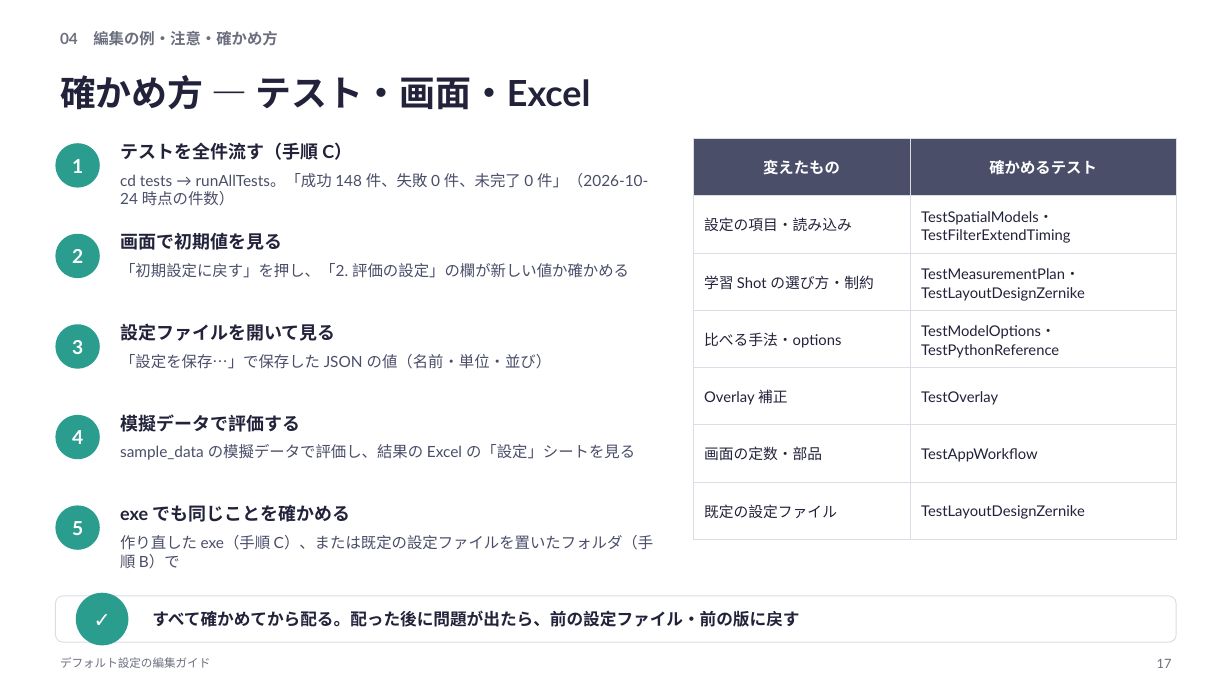
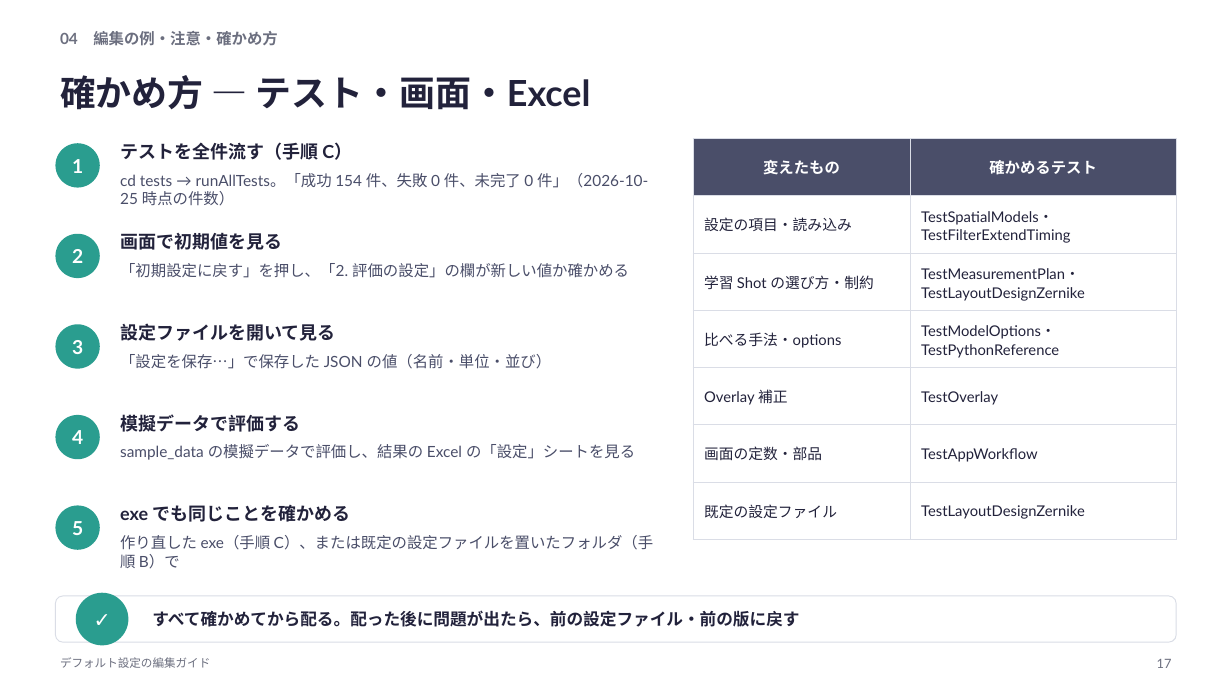
Before and after one commit to rsakamoto-0824/alignment-estimation-benchmark, a slide deck: slide 17 of matlab_app/docs/defaults_guide/デフォルト設定の編集ガイド.pptx. Drawn at 1232x693 pixels with LibreOffice and Linux fonts; fonts in the diff are those of the drawing. Boxes give left, top, right and bottom in pixels: in the first picture for what was removed or moved away, otherwise in the second. Text is boxed around its words. In the diff, an @@ line names an element or a change of style, - is before the commit and + after.

```diff
--- a/matlab_app/docs/defaults_guide/デフォルト設定の編集ガイド.pptx
+++ b/matlab_app/docs/defaults_guide/デフォルト設定の編集ガイド.pptx
@@ text at box(120, 173, 648, 206): text changed @@
-cd tests → runAllTests。「成功 148 件、失敗 0 件、未完了 0 件」（2026-10-24 時点の件数）
+cd tests → runAllTests。「成功 154 件、失敗 0 件、未完了 0 件」（2026-10-25 時点の件数）
```
Also in this commit, not shown: 1 other slide changed, 28 other files.
